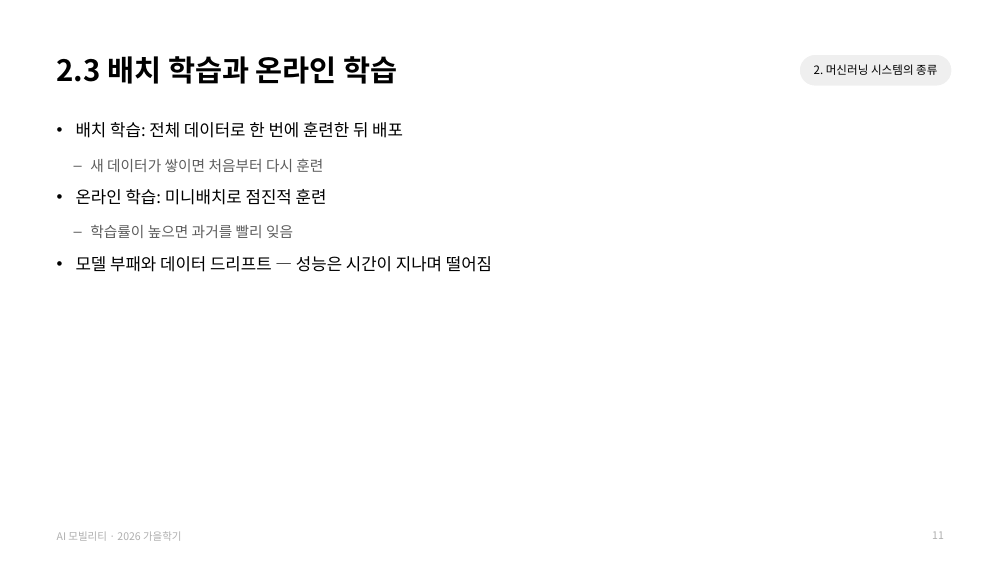
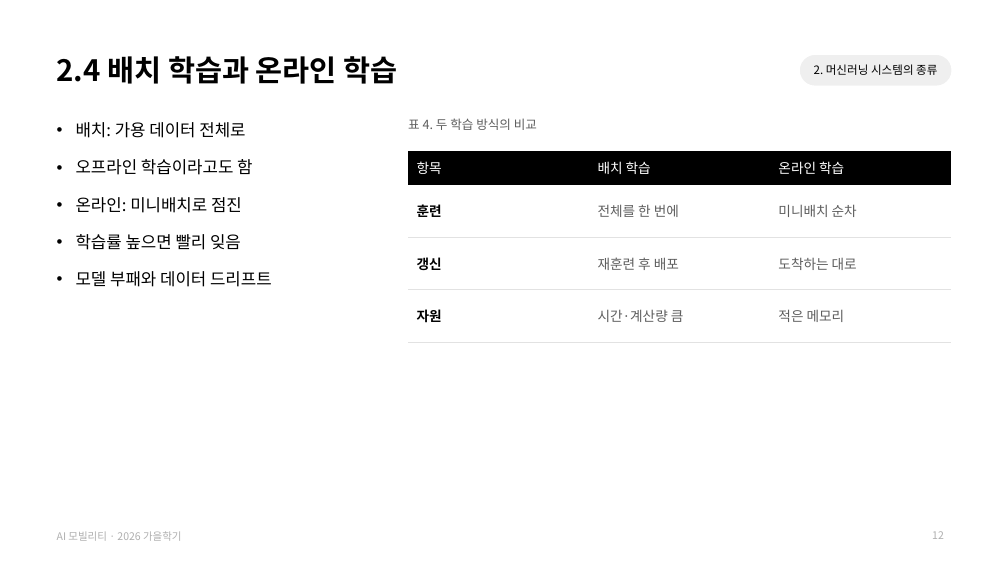
Before and after one commit to jihoyeo/ai-mobility, a slide deck: slide 12 of slides/week02/AI모빌리티_02_머신러닝개요.pptx (slide 11 before the commit). Drawn at 1008x567 pixels with LibreOffice and Linux fonts; fonts in the diff are those of the drawing. Boxes give left, top, right and bottom in pixels: in the first picture for what was removed or moved away, otherwise in the second. Text is boxed around its words. In the diff, an @@ line names an element or a change of style, - is before the commit and + after.

```diff
--- a/slides/week02/AI모빌리티_02_머신러닝개요.pptx
+++ b/slides/week02/AI모빌리티_02_머신러닝개요.pptx
@@ title at bbox=[57, 56, 398, 84]: text changed @@
-2.3 배치 학습과 온라인 학습
+2.4 배치 학습과 온라인 학습
@@ text added at bbox=[408, 118, 537, 130], 12 pt, text #5E5E5E @@
+표 4. 두 학습 방식의 비교
@@ text at bbox=[76, 122, 272, 287]: text changed @@
-• 배치 학습: 전체 데이터로 한 번에 훈련한 뒤 배포
-  – 새 데이터가 쌓이면 처음부터 다시 훈련
-• 온라인 학습: 미니배치로 점진적 훈련
-  – 학습률이 높으면 과거를 빨리 잊음
-• 모델 부패와 데이터 드리프트 — 성능은 시간이 지나며 떨어짐
+• 배치: 가용 데이터 전체로
+• 오프라인 학습이라고도 함
+• 온라인: 미니배치로 점진
+• 학습률 높으면 빨리 잊음
+• 모델 부패와 데이터 드리프트
@@ table added at bbox=[408, 151, 951, 343], 4 rows, 3 columns @@
+항목 | 배치 학습 | 온라인 학습
+훈련 | 전체를 한 번에 | 미니배치 순차
+갱신 | 재훈련 후 배포 | 도착하는 대로
+자원 | 시간·계산량 큼 | 적은 메모리
```
Also in this commit, not shown: 21 other slides changed, 4 slides added, 1 slide removed, 20 other files.
